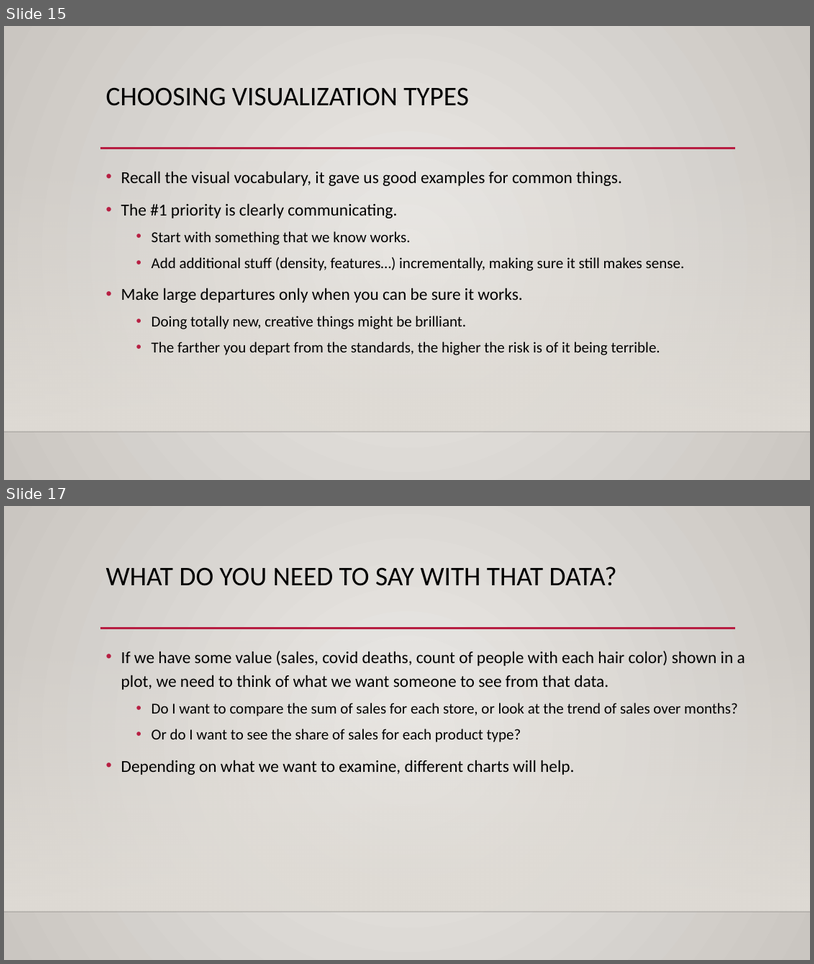
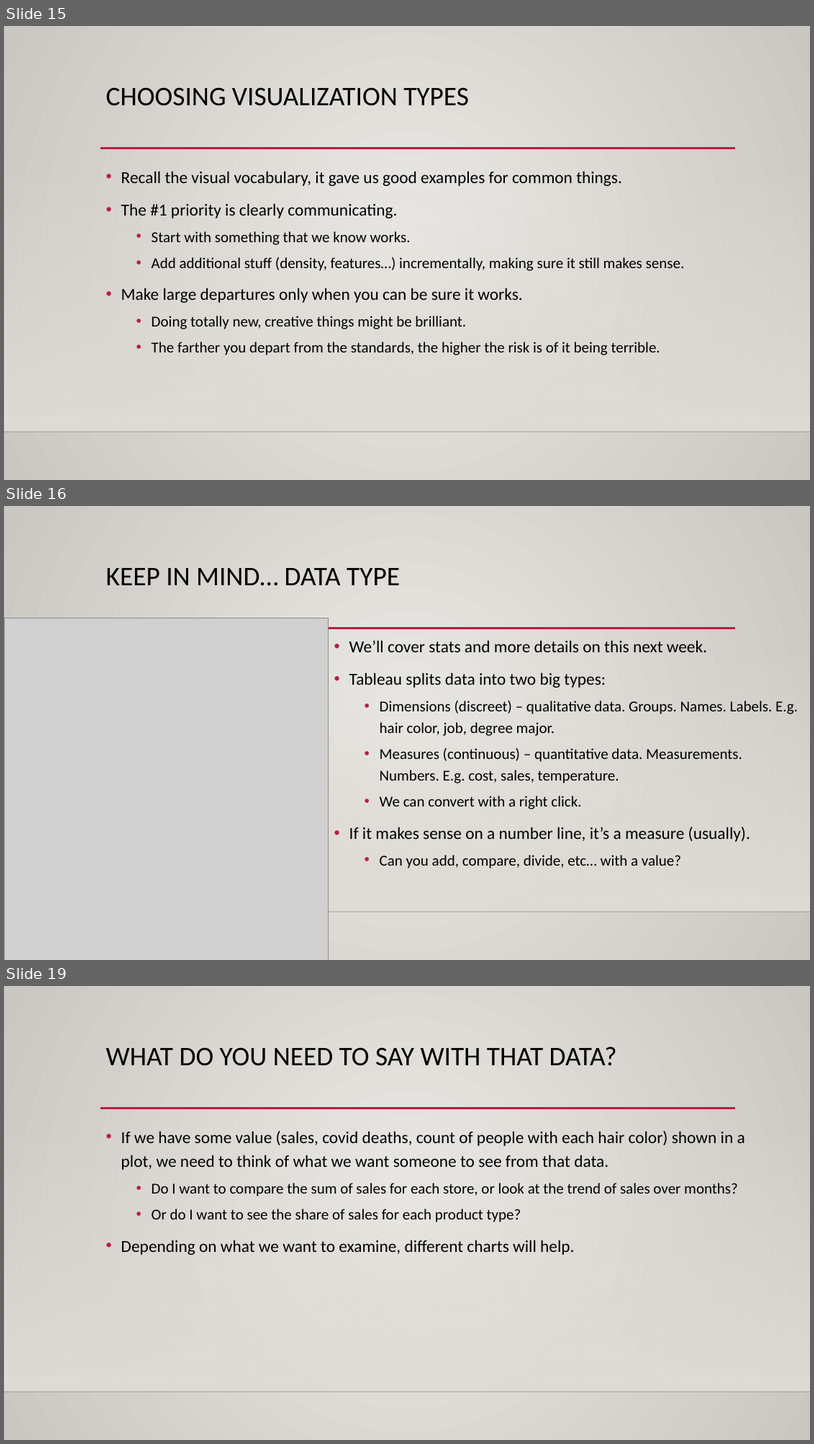
Before and after one commit to AkeemSemper/ml_datasets, a slide deck: slides/chapter_5.pptx. Shown one above the other, each under a label of ours: slides 15 and 17 before the commit, slides 15, 16 and 19 after it; the slides between them are not shown. The pictures are 814x964 and 814x1444 pixels, drawn with LibreOffice and Linux fonts; fonts in the diff are those of the drawing; grey boxes stand for pictures; background and template pictures are left out. Boxes give left, top, right and bottom in pixels: in the first picture for what was removed or moved away, otherwise in the second. Text is boxed around its words. In the diff, an @@ line names an element or a change of style, - is before the commit and + after.

```diff
--- a/slides/chapter_5.pptx
+++ b/slides/chapter_5.pptx
@@ slide 16 added at [4, 506, 810, 960], background gradient #ECEAE7 to #CAC7C1; not listed: 3 template elements that a slide beside it also shows @@
@@ title added at [106, 568, 400, 586], 32 pt, text #000000 @@
+KEEP IN MIND… DATA TYPE
@@ picture added at [4, 618, 328, 960] @@
@@ text added at [350, 640, 798, 868], 18 pt, text #000000 @@
+• We’ll cover stats and more details on this next week.
+• Tableau splits data into two big types:
+  • Dimensions (discreet) – qualitative data. Groups. Names. Labels. E.g. hair color, job, degree major.
+  • Measures (continuous) – quantitative data. Measurements. Numbers. E.g. cost, sales, temperature.
+  • We can convert with a right click.
+• If it makes sense on a number line, it’s a measure (usually).
+  • Can you add, compare, divide, etc… with a value?
@@ what was slide 17 is now slide 19 @@
```
Also in this commit, not shown: 3 slides changed, 3 other slides added.
